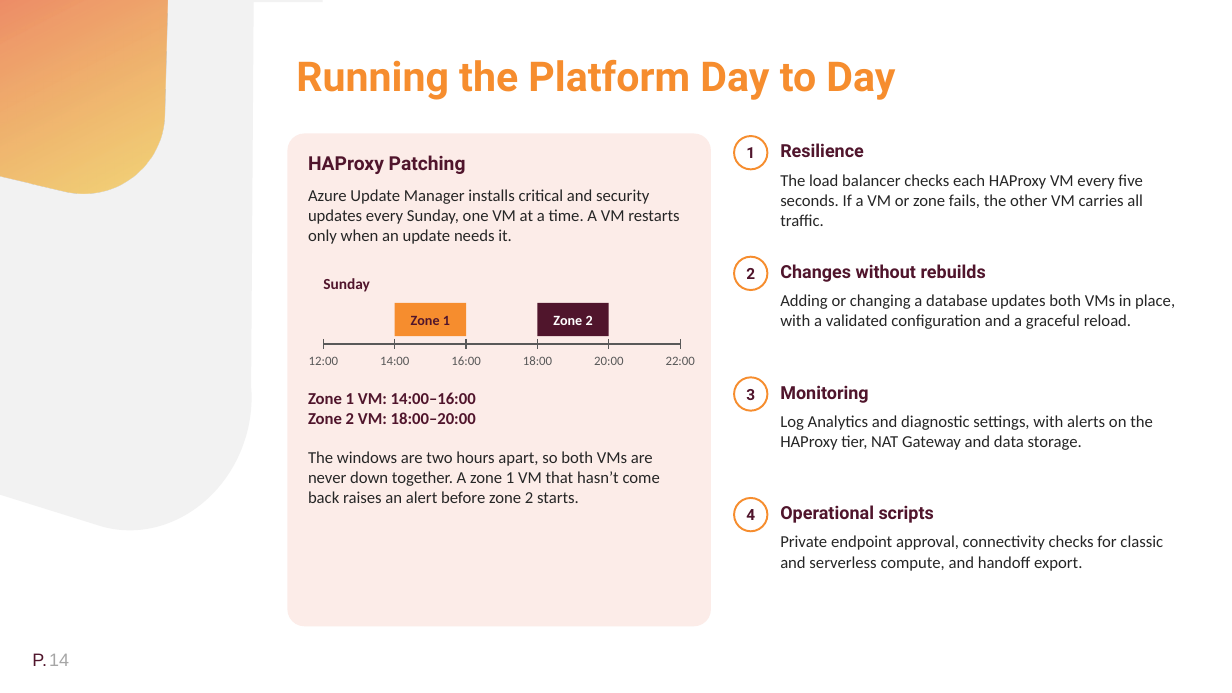
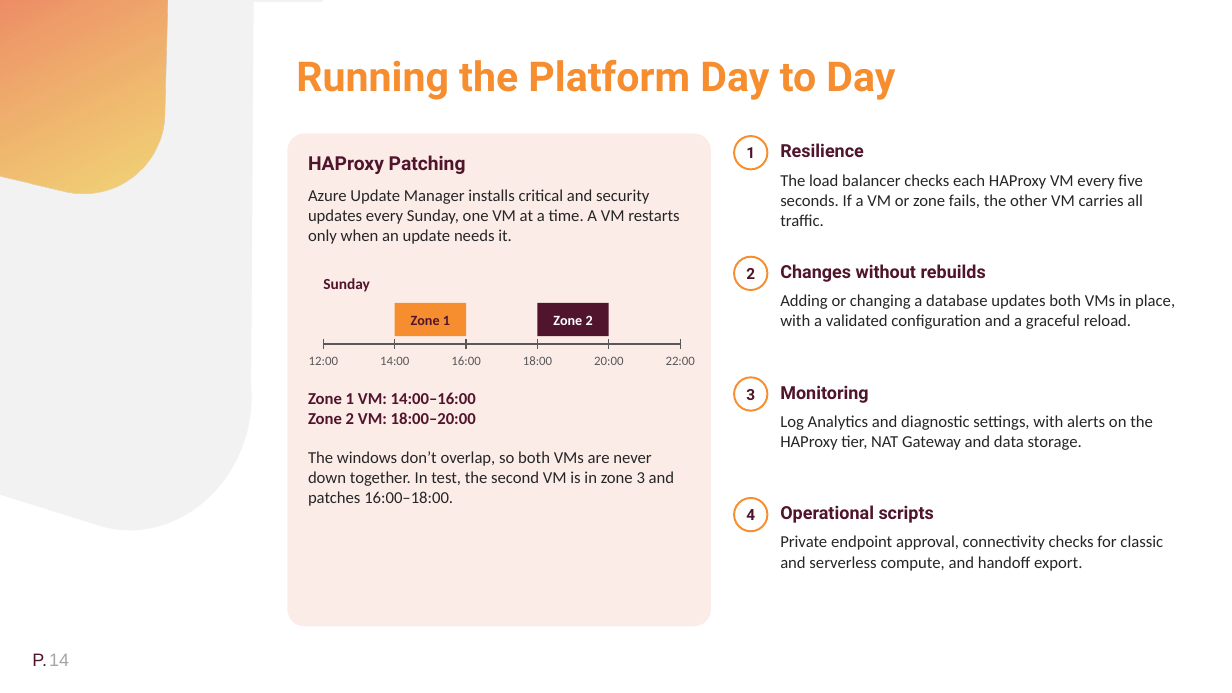
Before and after one commit to Webathon-Tech/Baytex-Test, a slide deck: slide 14 of Baytex Docs/Baytex-Databricks-Platform-Handoff.pptx. Drawn at 1232x693 pixels with LibreOffice and Linux fonts; fonts in the diff are those of the drawing. Boxes give left, top, right and bottom in pixels: in the first picture for what was removed or moved away, otherwise in the second. Text is boxed around its words. In the diff, an @@ line names an element or a change of style, - is before the commit and + after.

```diff
--- a/Baytex Docs/Baytex-Databricks-Platform-Handoff.pptx
+++ b/Baytex Docs/Baytex-Databricks-Platform-Handoff.pptx
@@ text at <box>308,451,675,506</box>: text changed @@
-The windows are two hours apart, so both VMs are never down together. A zone 1 VM that hasn’t come back raises an alert before zone 2 starts.
+The windows don’t overlap, so both VMs are never down together. In test, the second VM is in zone 3 and patches 16:00–18:00.
```
Also in this commit, not shown: 3 other slides changed, 47 other files.
